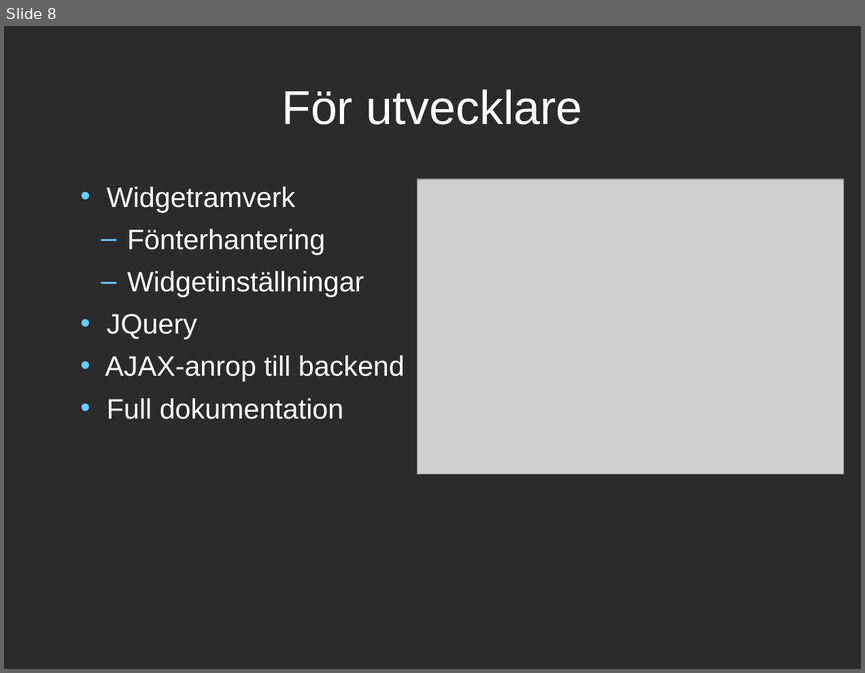
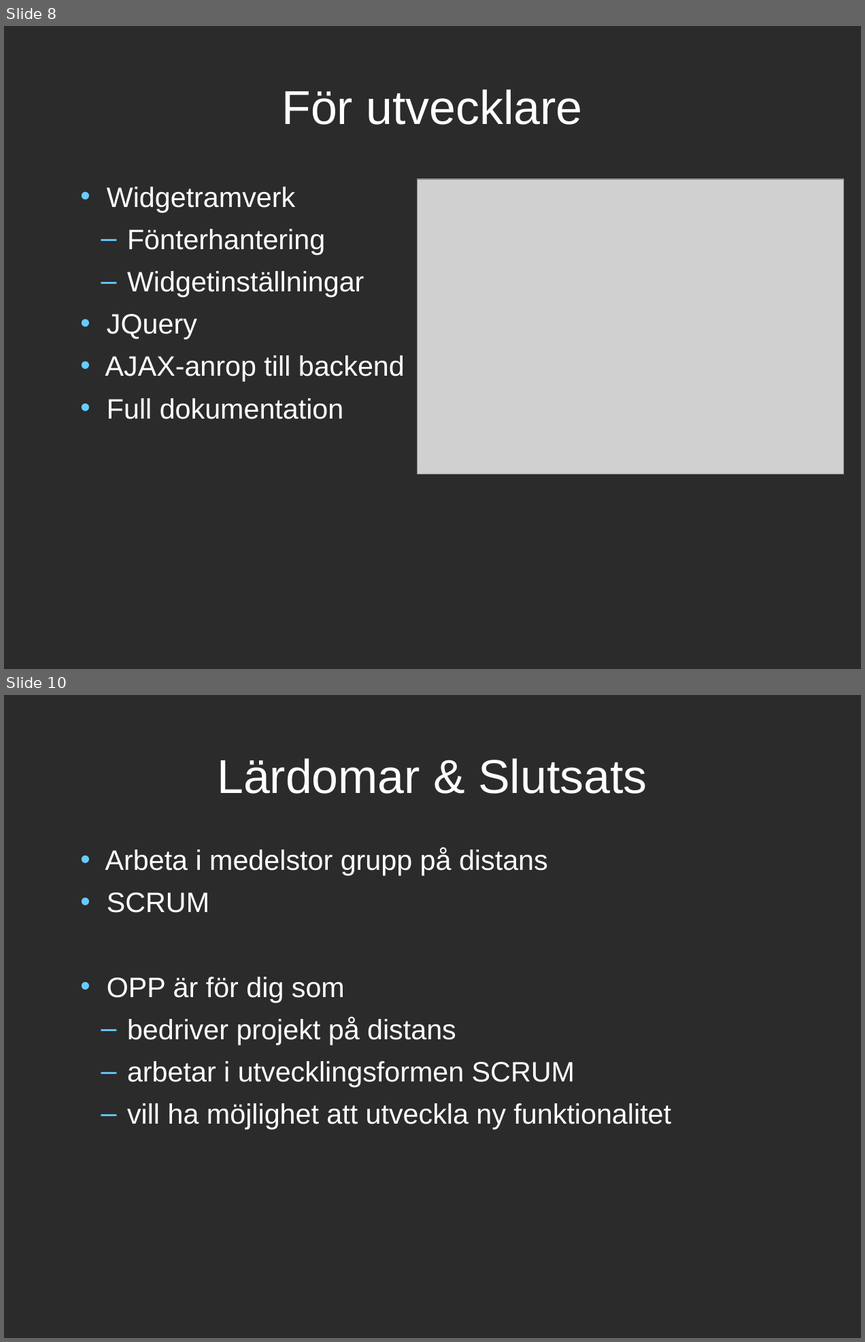
Before and after one commit to michellesanver/onlineprojectplanner, a slide deck: Dokument/Presentation/presentation.odp. Shown one above the other, each under a label of ours: slide 8 before the commit, slides 8 and 10 after it; the slides between them are not shown. The pictures are 865x673 and 865x1342 pixels, drawn with LibreOffice and Linux fonts; fonts in the diff are those of the drawing; grey boxes stand for pictures; background and template pictures are left out; a plain dark background stands for a picture behind light text. Boxes give left, top, right and bottom in pixels: in the first picture for what was removed or moved away, otherwise in the second. Text is boxed around its words. In the diff, an @@ line names an element or a change of style, - is before the commit and + after.

```diff
--- a/Dokument/Presentation/presentation.odp
+++ b/Dokument/Presentation/presentation.odp
@@ slide 10 added at [4,695,861,1338], background picture (left out) @@
@@ title added at [217,758,647,794], 44 pt, text #FFFFFF @@
+Lärdomar & Slutsats
@@ text added at [105,847,671,1129], 26 pt, text #FFFFFF @@
+• Arbeta i medelstor grupp på distans
+• SCRUM
+• OPP är för dig som
+  – bedriver projekt på distans
+  – arbetar i utvecklingsformen SCRUM
+  – vill ha möjlighet att utveckla ny funktionalitet
```
Also in this commit, not shown: 2 slides changed, 1 other slide added.
